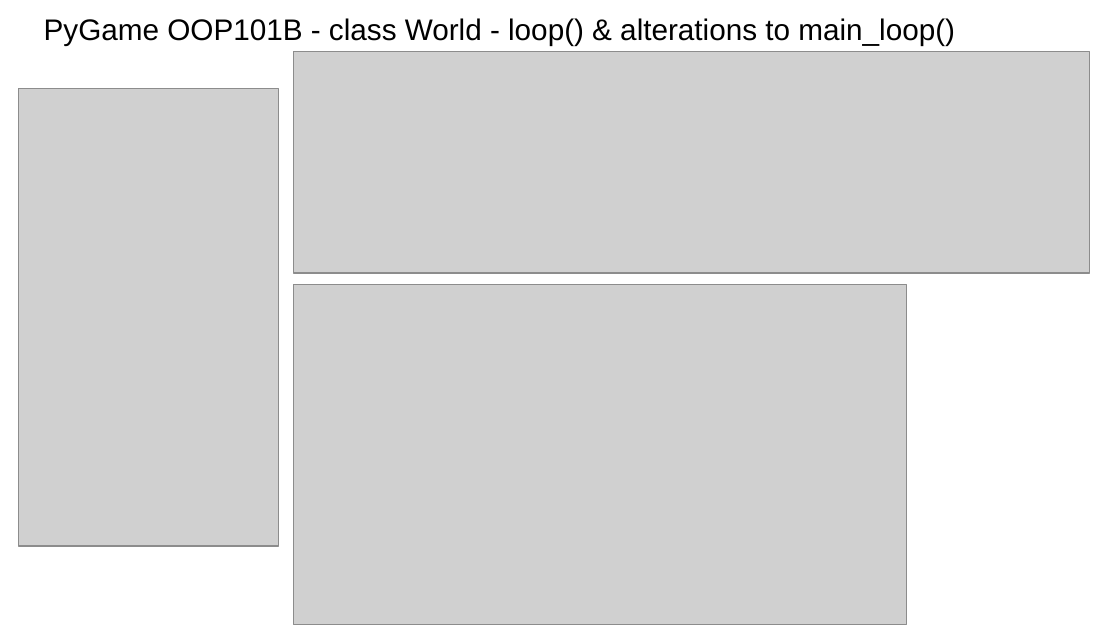
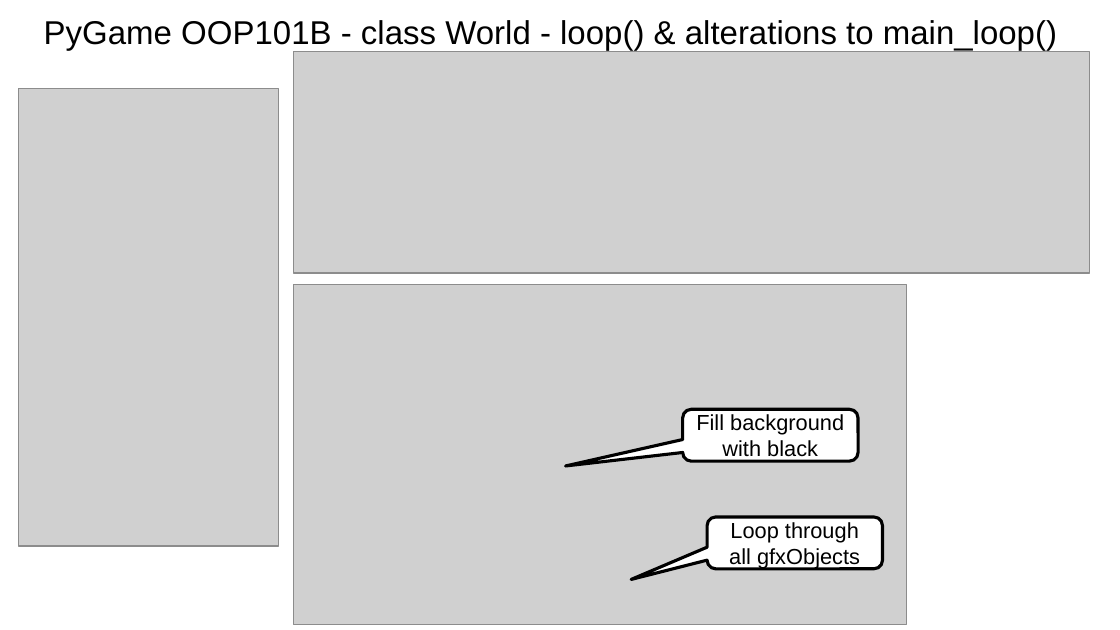
Before and after one commit to MrAWHolmes/KS5-NEA2425, a slide deck: slide 20 of tech_with_tim/Pygame-Tuts-101-1ABC/Docs/Pygame-101-Tuts-by-MrH.pptx. Drawn at 1120x630 pixels with LibreOffice and Linux fonts; fonts in the diff are those of the drawing; grey boxes stand for pictures. Boxes give left, top, right and bottom in pixels: in the first picture for what was removed or moved away, otherwise in the second. Text is boxed around its words. In the diff, an @@ line names an element or a change of style, - is before the commit and + after.

```diff
--- a/tech_with_tim/Pygame-Tuts-101-1ABC/Docs/Pygame-101-Tuts-by-MrH.pptx
+++ b/tech_with_tim/Pygame-Tuts-101-1ABC/Docs/Pygame-101-Tuts-by-MrH.pptx
@@ title "PyGame OOP101B - class World ..." at (44,20,1057,50): size 19.1 to 21.2 pt @@
@@ rounded speech box added at (683,409,859,460), fill #FFFFFF, outline #000000 2 pt, 14 pt, text #000000 @@
+Fill background with black
@@ rounded speech box added at (707,517,883,569), fill #FFFFFF, outline #000000 2 pt, 14 pt, text #000000 @@
+Loop through all gfxObjects
```
Also in this commit, not shown: 4 other slides changed, 3 slides added, 1 slide removed, 4 other files.
